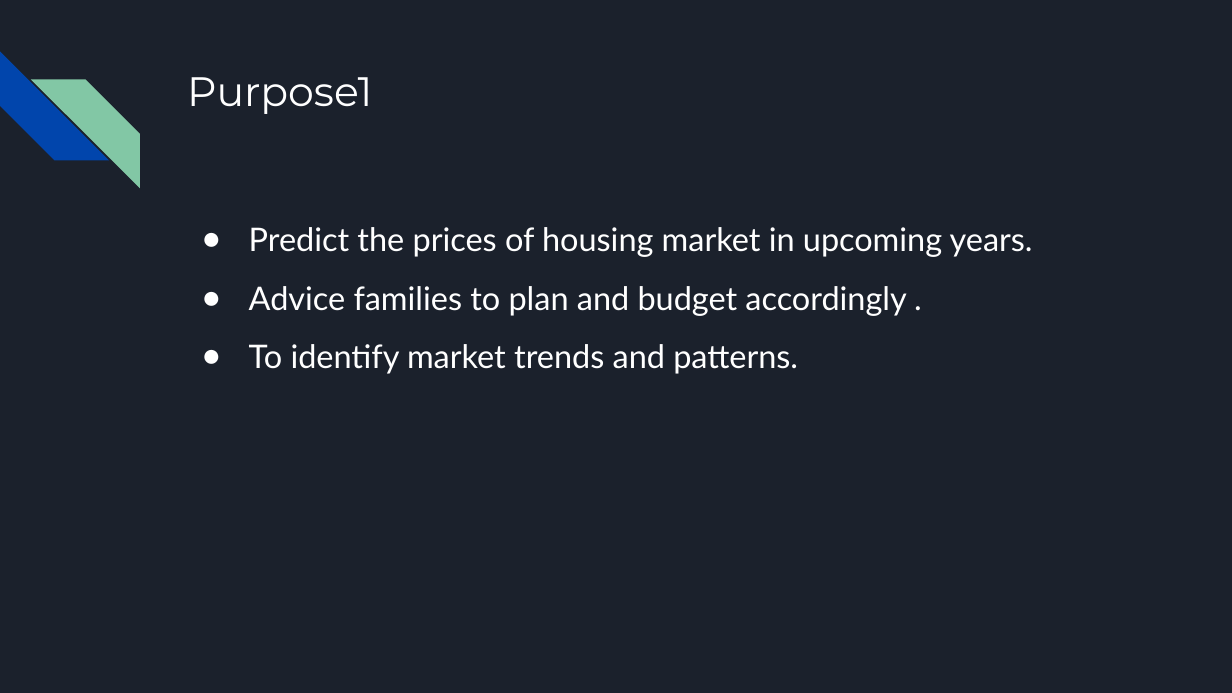
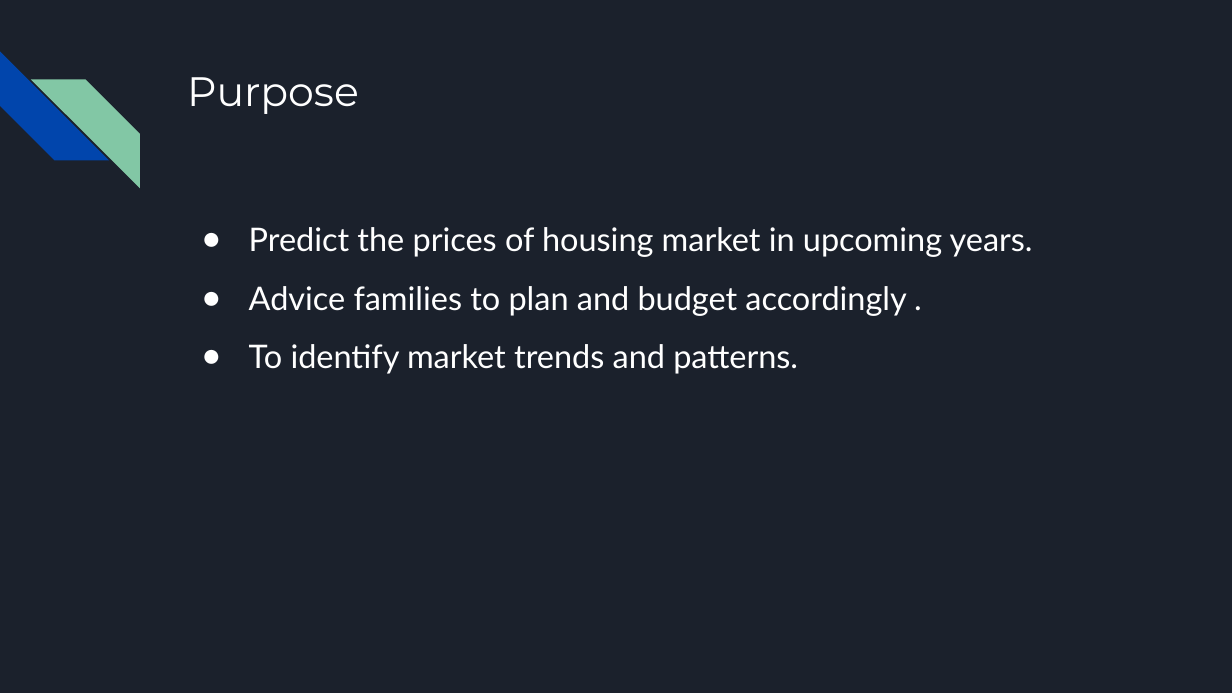
Before and after one commit to singhsukhbir1/Housing_Price_Predictions, a slide deck: slide 2 of Resources/Housing Price Predictions.pptx. Drawn at 1232x693 pixels with LibreOffice and Linux fonts; fonts in the diff are those of the drawing. Boxes give left, top, right and bottom in pixels: in the first picture for what was removed or moved away, otherwise in the second. Text is boxed around its words. In the diff, an @@ line names an element or a change of style, - is before the commit and + after.

Commit message:
Add Informarion about dataset in presentation

```diff
--- a/Resources/Housing Price Predictions.pptx
+++ b/Resources/Housing Price Predictions.pptx
@@ title at (x1=187, y1=77, x2=359, y2=114): text changed @@
-Purpose1
+Purpose
```
